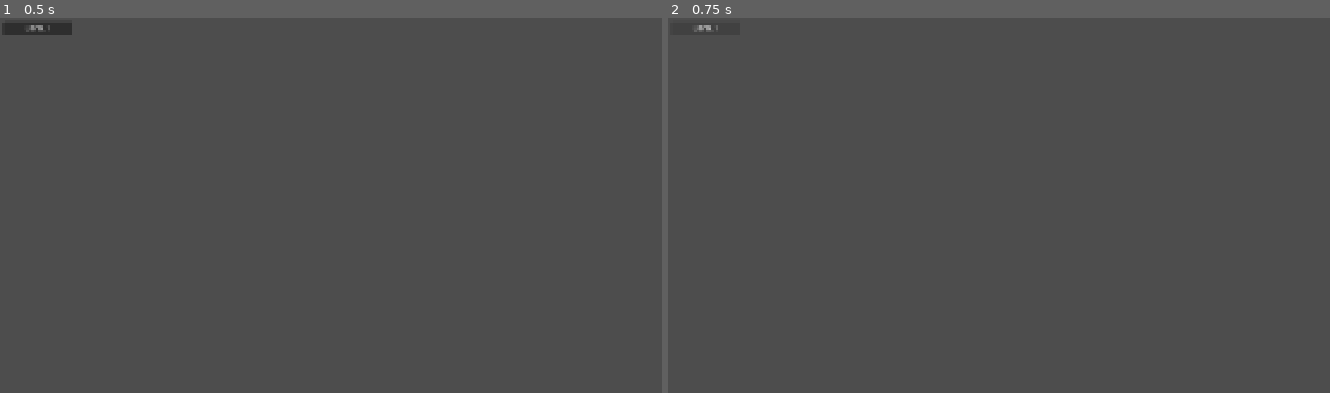
Above: before the commit, frames 1-2 (left to right).
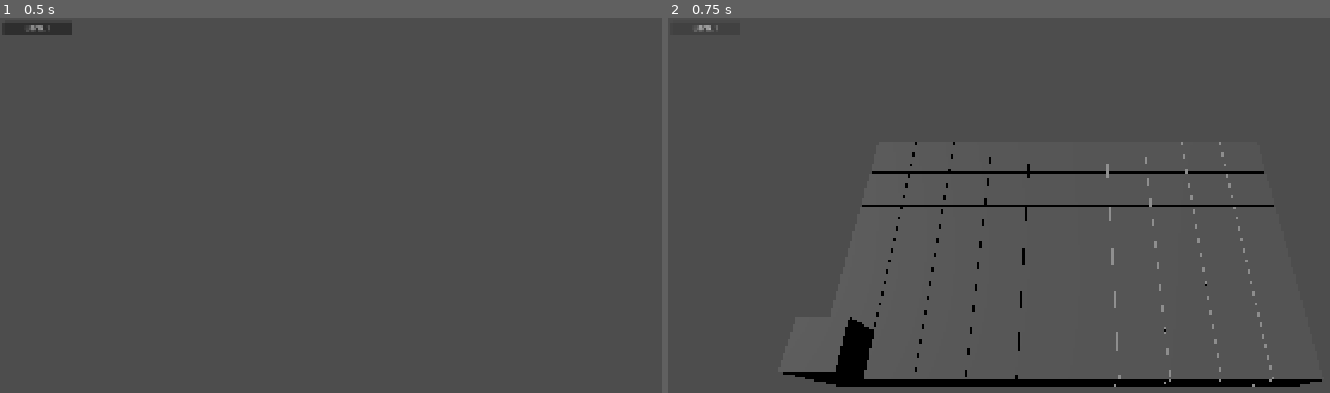
Above: after the commit, the same moments.

Repository: ggestein/jigsaw-of-the-sinking-star
Game: Godot game, scene res://scenes/tests/test_level_with_theme.tscn
Two runs of this game, one before a commit and one after it. Both use one fixed random seed, a clock stepped at 60 frames per second and the inputs below. The project has no main scene, so this scene is started directly.
Inputs:
- Up to frame 1 (0.5 s): no input
- Up to frame 2 (0.75 s): click "LEVEL 1" at 0.5 s

Frame 1 is identical in both runs. In frame 2, 3.7% of the frame differs, in the area x 17-99%, y 33-99%.

Commit message:
simple main game test

Diff:
--- a/scripts/main_game.gd
+++ b/scripts/main_game.gd
@@ -5,13 +5,62 @@
 var obstacle_node_map: Dictionary[int, Node3D]
 var box_node_map: Dictionary[int, Node3D]
 var character_node_map: Dictionary[int, Node3D]
+var main_camera: Camera3D
 
 func setup(leve_config: CoreLevelConfig.LevelConfig, level_theme: LevelTheme.LevelThemeConfig):
 	var game_instance_args := CoreLevelConfig.calculate_game_instance_args(leve_config)
 	current_game_instance = CoreGameplay.create_new_game_instance(game_instance_args.level_data, game_instance_args.initial_state)
-	# todo
-	pass
+	var bg_path = level_theme.bg_packed_scene_path
+	var need_generated_bg := true
+	var lx := game_instance_args.level_data.range.position.x
+	var ly := game_instance_args.level_data.range.position.y
+	var lw := game_instance_args.level_data.range.size.x
+	var lh := game_instance_args.level_data.range.size.y
+	if bg_path != null and not bg_path.is_empty():
+		var proto: PackedScene = load(bg_path)
+		if proto != null:
+			var bg_inst = proto.instantiate()
+			add_child(bg_inst)
+			need_generated_bg = false
+	if need_generated_bg:
+		for y in range(ly, ly + lh):
+			for x in range(lx, lx + lw):
+				var cube_inst = MeshInstance3D.new()
+				cube_inst.mesh = BoxMesh.new()
+				cube_inst.name = "FLOOR_%d_%d" % [x,y]
+				add_child(cube_inst)
+				cube_inst.position.x = x + 0.5
+				cube_inst.position.y = -0.5
+				cube_inst.position.z = -(y + 0.5)
+				cube_inst.scale = Vector3(0.98, 1.0, 0.98)
+		for obs_idx in range(0, len(current_game_instance.level_data.obstacles)):
+			var obs := current_game_instance.level_data.obstacles[obs_idx]
+			var cube_inst := MeshInstance3D.new()
+			cube_inst.mesh = BoxMesh.new()
+			cube_inst.name = "OBSTACLE_%d" % obs_idx
+			add_child(cube_inst)
+			cube_inst.position.x = obs.x + 0.5
+			cube_inst.position.y = 0.5
+			cube_inst.position.z = -(obs.y + 0.5)
+			cube_inst.scale = Vector3(0.98, 1.0, 0.98)
+			obstacle_node_map[obs_idx] = cube_inst
+		var dir_light = DirectionalLight3D.new()
+		add_child(dir_light)
+		dir_light.look_at(Vector3(3.0, -1.0, 1.0))
+	main_camera = Camera3D.new()
+	main_camera.current = true
+	add_child(main_camera)
+	var focus_pos := Vector3(lx + 0.5 * lw, 0.0, -(ly + 0.5 * lh))
+	var camera_pos := focus_pos + Vector3(0.0, 8.0, 4.0)
+	main_camera.fov = 60.0
+	main_camera.position = camera_pos
+	main_camera.look_at(focus_pos)
 
 func clearup():
 	for child_idx in range(0, get_child_count()):
 		get_child(child_idx).queue_free()
+	current_game_instance = null
+	obstacle_node_map.clear()
+	box_node_map.clear()
+	character_node_map.clear()
+	main_camera = null
--- a/scripts/tests/test_level_with_theme.gd
+++ b/scripts/tests/test_level_with_theme.gd
@@ -56,7 +56,13 @@
 
 func level_config_button_callback(idx: int):
 	printt("level_config_button_callback", idx)
-	# todo
+	if current_main_game != null:
+		current_main_game.clearup()
+		current_main_game.queue_free()
+	current_main_game = MainGame.new()
+	current_main_game.name = "MAINGAME_%s" % test_entries[idx].name
+	add_child(current_main_game)
+	current_main_game.setup(test_entries[idx].level_config, test_entries[idx].level_theme_config)
 	printt("SELECTED:", test_entries[idx].name)
 
 func setup_buttons():
